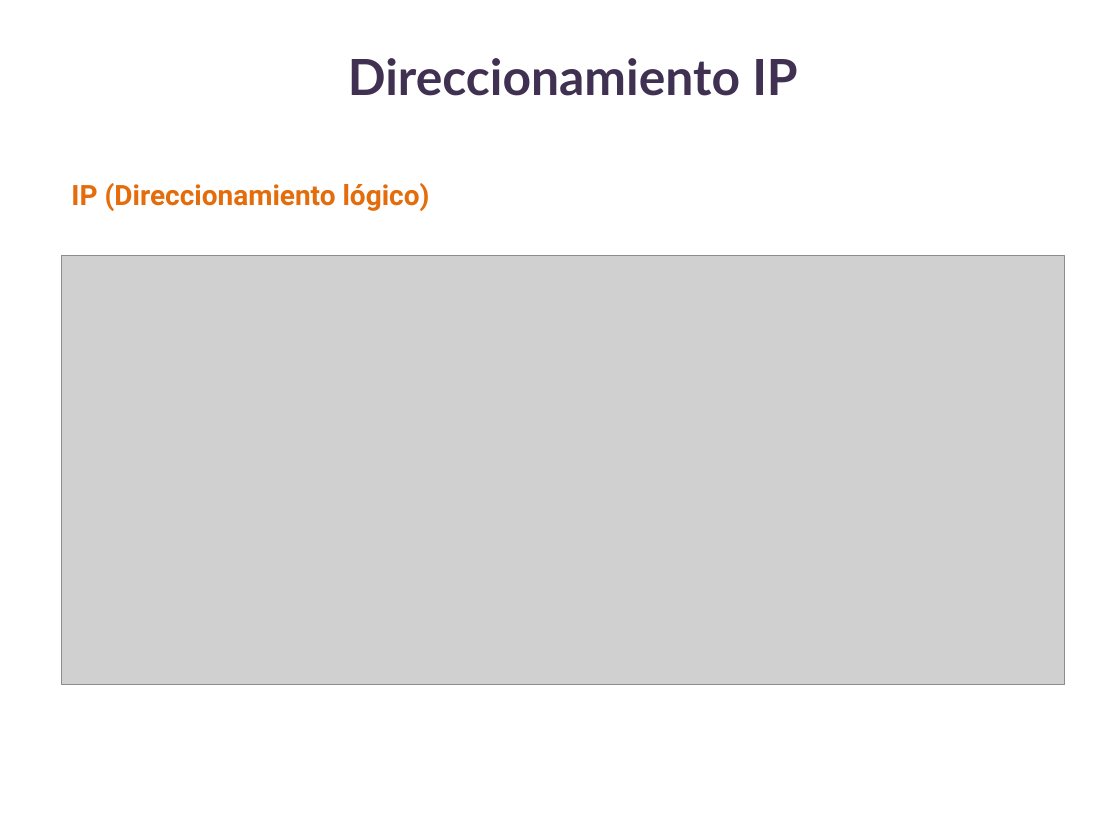
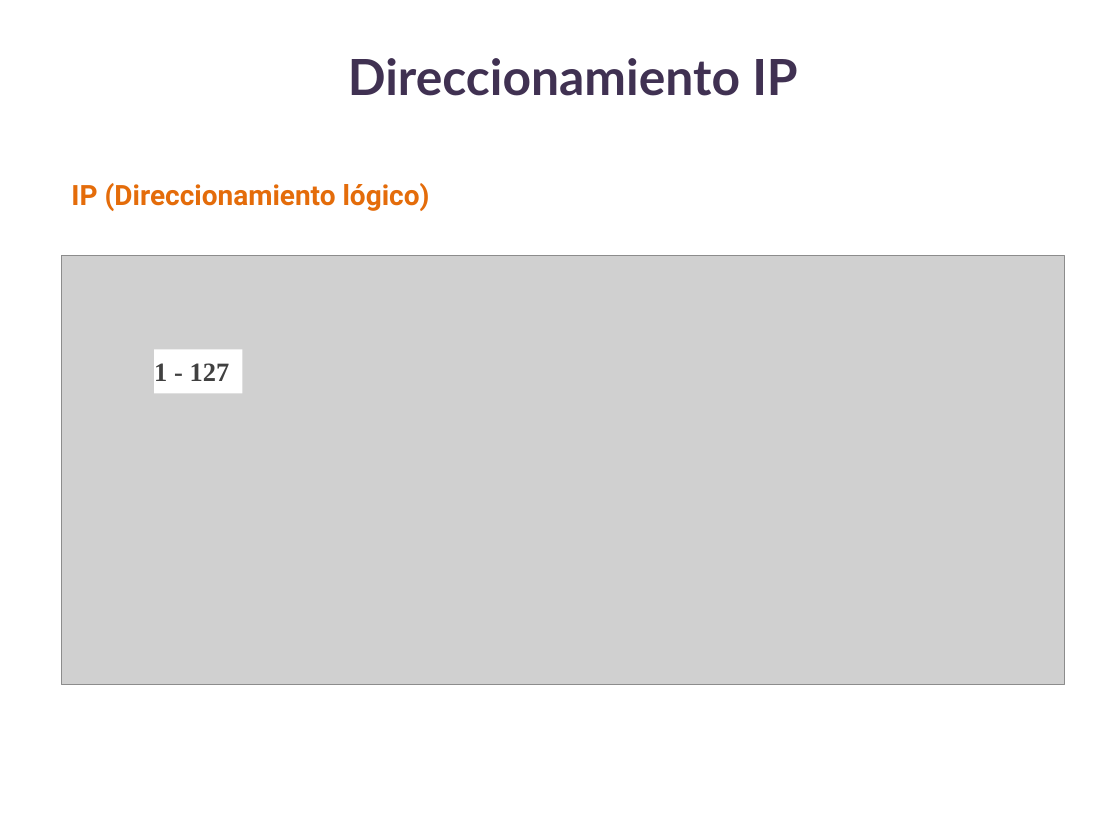
Before and after one commit to lizetheP/Redes1, a slide deck: slide 10 of Calendario2021/Presentaciones/5_Direccionamiento.pptx (slide 7 before the commit). Drawn at 1120x840 pixels with LibreOffice and Linux fonts; fonts in the diff are those of the drawing; grey boxes stand for pictures. Boxes give left, top, right and bottom in pixels: in the first picture for what was removed or moved away, otherwise in the second. Text is boxed around its words. In the diff, an @@ line names an element or a change of style, - is before the commit and + after.

```diff
--- a/Calendario2021/Presentaciones/5_Direccionamiento.pptx
+++ b/Calendario2021/Presentaciones/5_Direccionamiento.pptx
@@ rectangle added at bbox=[155, 349, 243, 393], fill #FFFFFF, 17 pt, text #404040, bold @@
+1 - 127
```
Also in this commit, not shown: 3 slides added, 4 other files.
